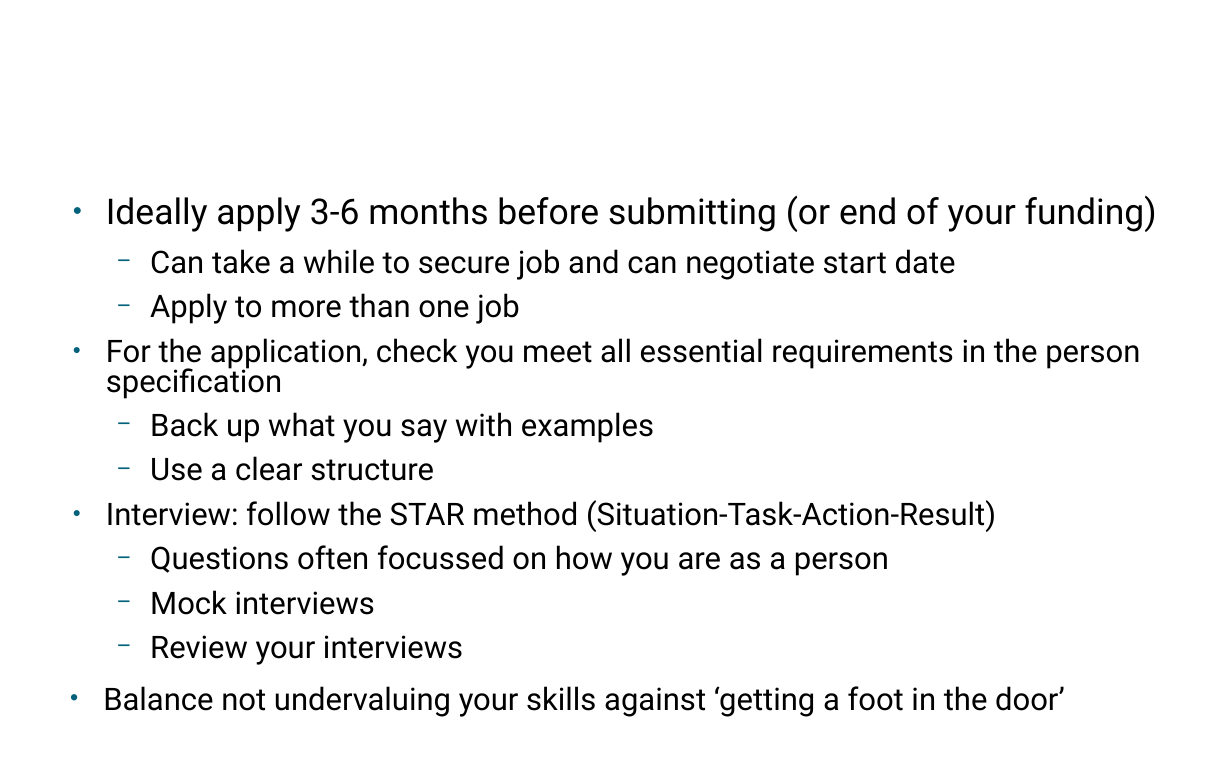
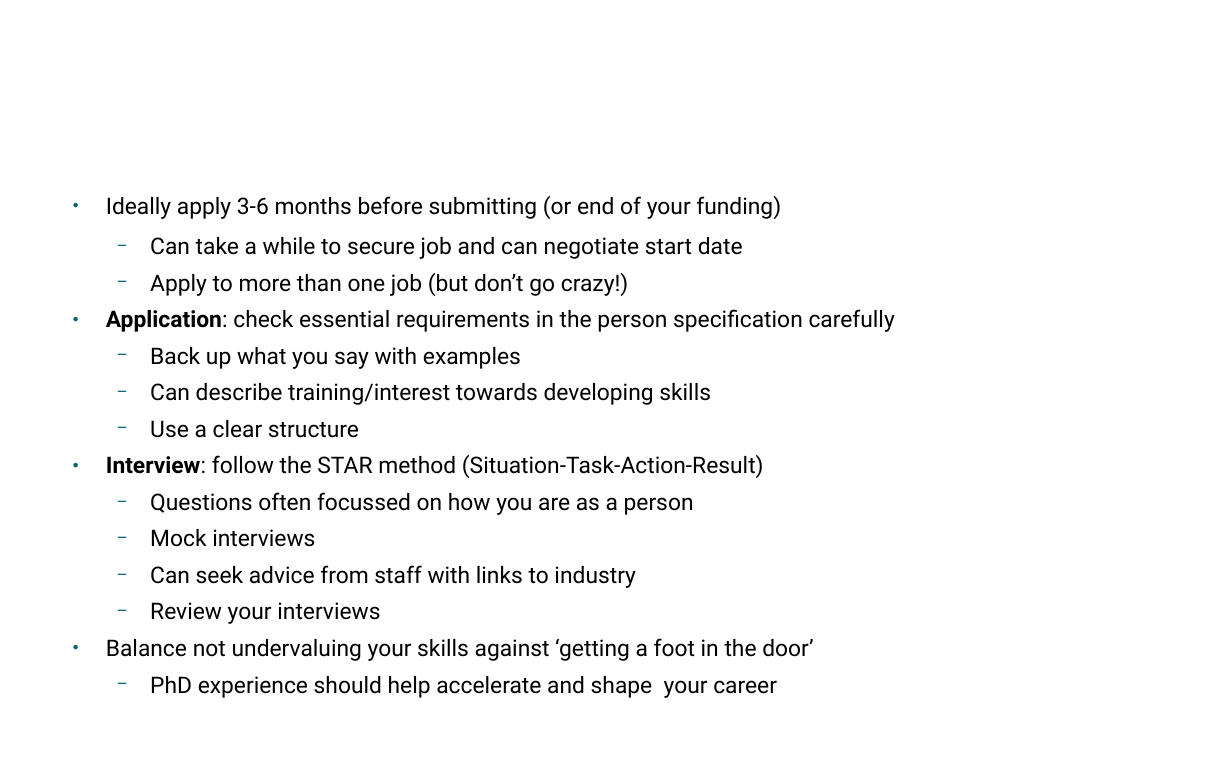
Before and after one commit to alan-y/phiproject-talk, a slide deck: slide 5 of post_phd_ay.pptx. Drawn at 1232x776 pixels with LibreOffice and Linux fonts; fonts in the diff are those of the drawing; background and template pictures are left out. Boxes give left, top, right and bottom in pixels: in the first picture for what was removed or moved away, otherwise in the second. Text is boxed around its words. In the diff, an @@ line names an element or a change of style, - is before the commit and + after.

```diff
--- a/post_phd_ay.pptx
+++ b/post_phd_ay.pptx
@@ text at (x1=106, y1=196, x2=813, y2=661): size 27.2 to 17.5 pt in "Ideally apply 3-6 months before submitting (or ..."; size 23.8 to 17.5 pt in "Can take a while to secure job ...", "Back up what you say with examples", "Use a clear structure", "Interview: follow the STAR method (Situation-Task-Action-Res ..." and 4 more places; bold on in "Interview:"; bullet • to ●; line spacing 1 to 0.8 @@
@@ text at (x1=106, y1=273, x2=895, y2=332): text changed; size 23.8 to 17.5 pt @@
-  − Apply to more than one job
-● For the application, check you meet all essential requirements in the person specification
+  − Apply to more than one job (but don’t go crazy!)
+● Application: check essential requirements in the person specification carefully
@@ text at (x1=150, y1=383, x2=711, y2=405): paragraph added @@
+  − Can describe training/interest towards developing skills
@@ text at (x1=150, y1=565, x2=636, y2=588): paragraph added @@
+  − Can seek advice from staff with links to industry
@@ text at (x1=150, y1=676, x2=777, y2=698): paragraph added @@
+  − PhD experience should help accelerate and shape your career
```
Also in this commit, not shown: 1 other slide changed, 1 other file.
